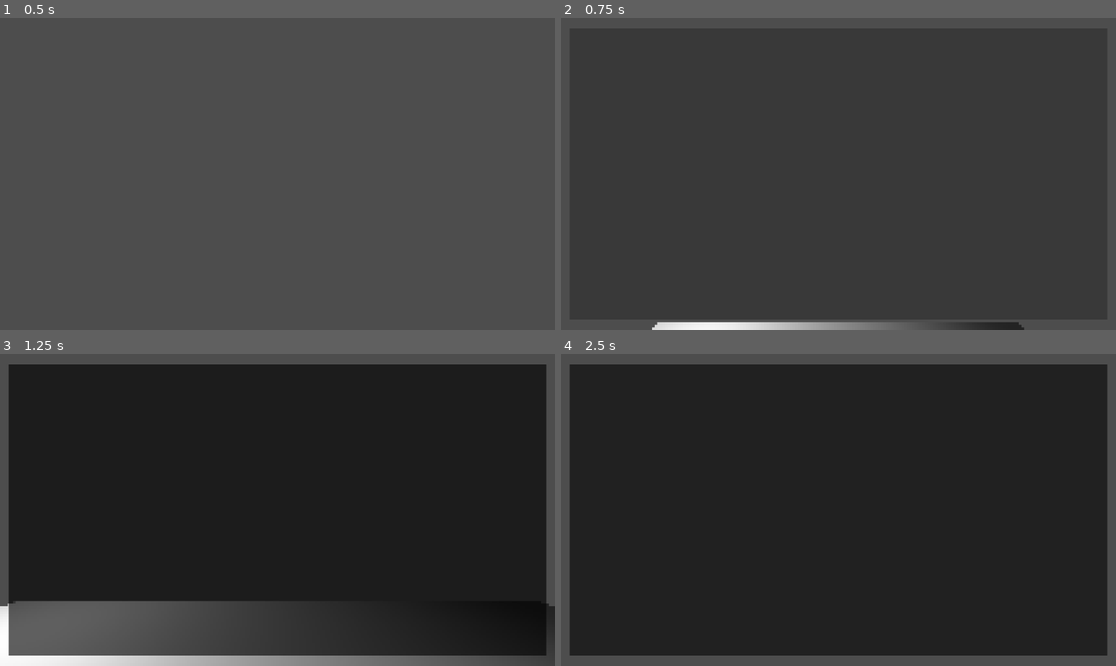
Above: before the commit, frames 1-4 (two rows, left to right).
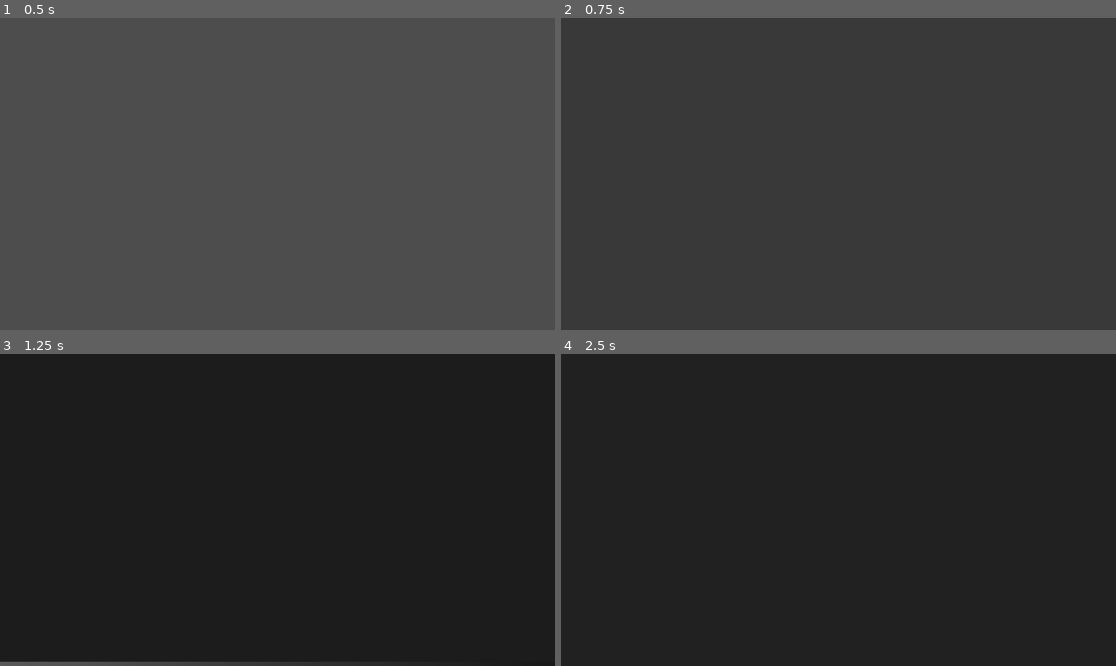
Above: after the commit, the same moments.

Repository: BrownRISDGameDevelopers/hungry-haus
Game: Godot game, scene res://src/Game.tscn
Two runs of this game, one before a commit and one after it. Both use one fixed random seed, a clock stepped at 60 frames per second and the inputs below.
Inputs (mouse positions are in pixels of both pictures, inside the frame that each line leads up to):
- Up to frame 1 (0.5 s): no input
- Up to frame 2 (0.75 s): tap Enter at 0.5 s; move the mouse to (866, 174) at 0.52 s; hold W (move_forward) from 0.53 s (still down); hold Tab (interact) from 0.53 s (still down)
- Up to frame 3 (1.25 s): keep holding W (move_forward); keep holding Tab (interact); tap Space (jump) at 0.77 s
- Up to frame 4 (2.5 s): keep holding W (move_forward); move the mouse to (810, 510) at 1.27 s; release Tab (interact) at 1.28 s; tap Tab (interact) at 1.35 s; tap Space (jump) at 1.52, 2 s; move the mouse to (849, 503) at 2.02 s; hold Tab (interact) from 2.03 s (still down)

Frame 1 is identical in both runs. In frame 2, 1.3% of the frame differs, in the area x 16-66%, y 97-100%; in frame 3, 18%, in the area x 0-100%, y 0-100%; in frame 4, 9.5%.

Commit message:
add input events

Diff:
--- a/project.godot
+++ b/project.godot
@@ -14,11 +14,6 @@
 run/main_scene="uid://blna84bj33fox"
 config/features=PackedStringArray("4.4", "GL Compatibility")
 config/icon="res://icon.svg"
-
-[display]
-
-window/size/viewport_width=1920
-window/size/viewport_height=1080
 
 [input]
 
